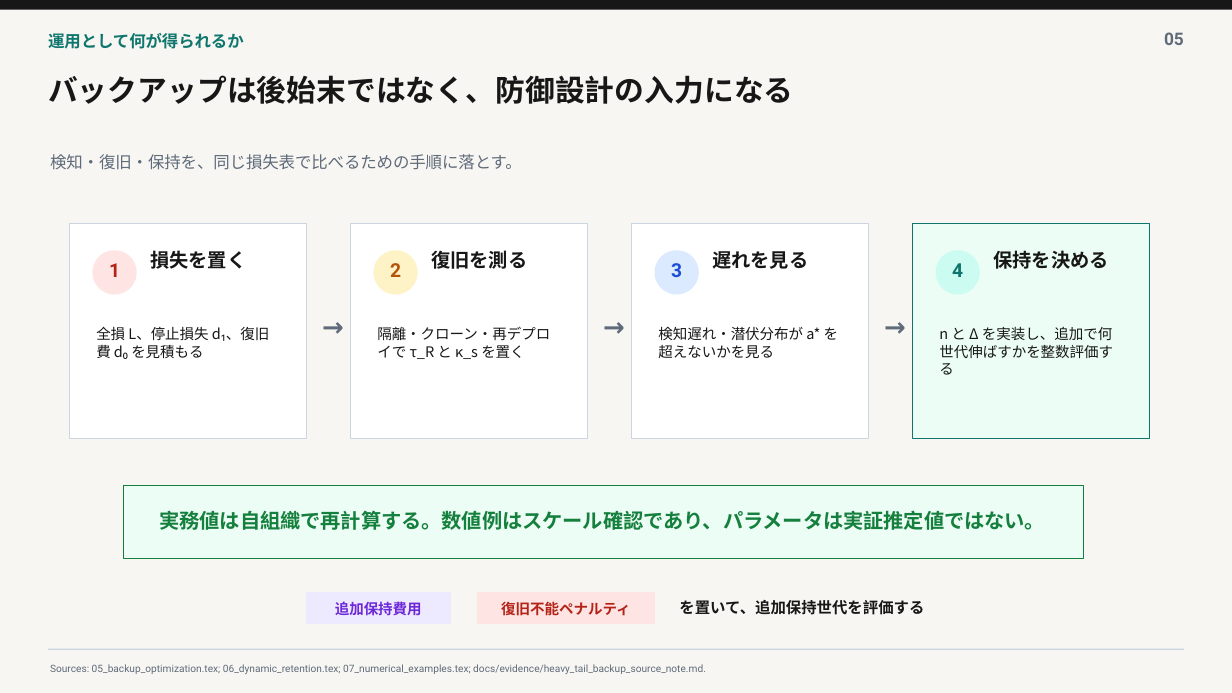
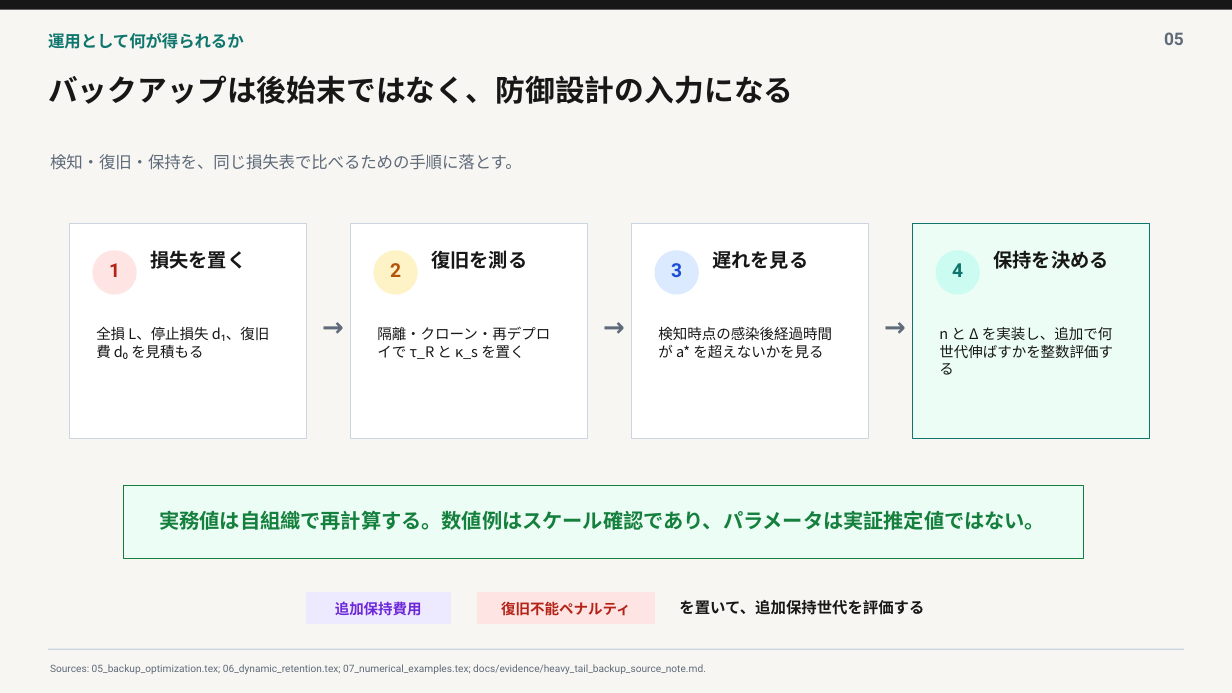
Before and after one commit to t0m0h1r0/research-backup, a slide deck: slide 5 of paper/presentations/heavy_tail_backup_intro/heavy_tail_backup_intro.pptx. Drawn at 1232x693 pixels with LibreOffice and Linux fonts; fonts in the diff are those of the drawing. Boxes give left, top, right and bottom in pixels: in the first picture for what was removed or moved away, otherwise in the second. Text is boxed around its words. In the diff, an @@ line names an element or a change of style, - is before the commit and + after.

```diff
--- a/paper/presentations/heavy_tail_backup_intro/heavy_tail_backup_intro.pptx
+++ b/paper/presentations/heavy_tail_backup_intro/heavy_tail_backup_intro.pptx
@@ text at <box>658,326,832,358</box>: text changed @@
-検知遅れ・潜伏分布が a* を超えないかを見る
+検知時点の感染後経過時間が a* を超えないかを見る
```
Also in this commit, not shown: 3 other slides changed, 3 other files.
